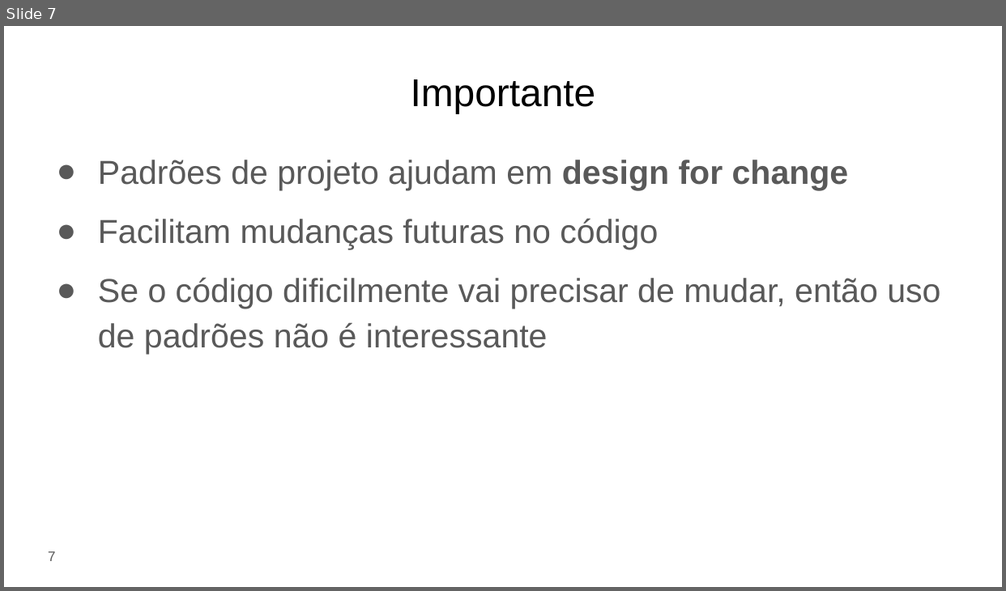
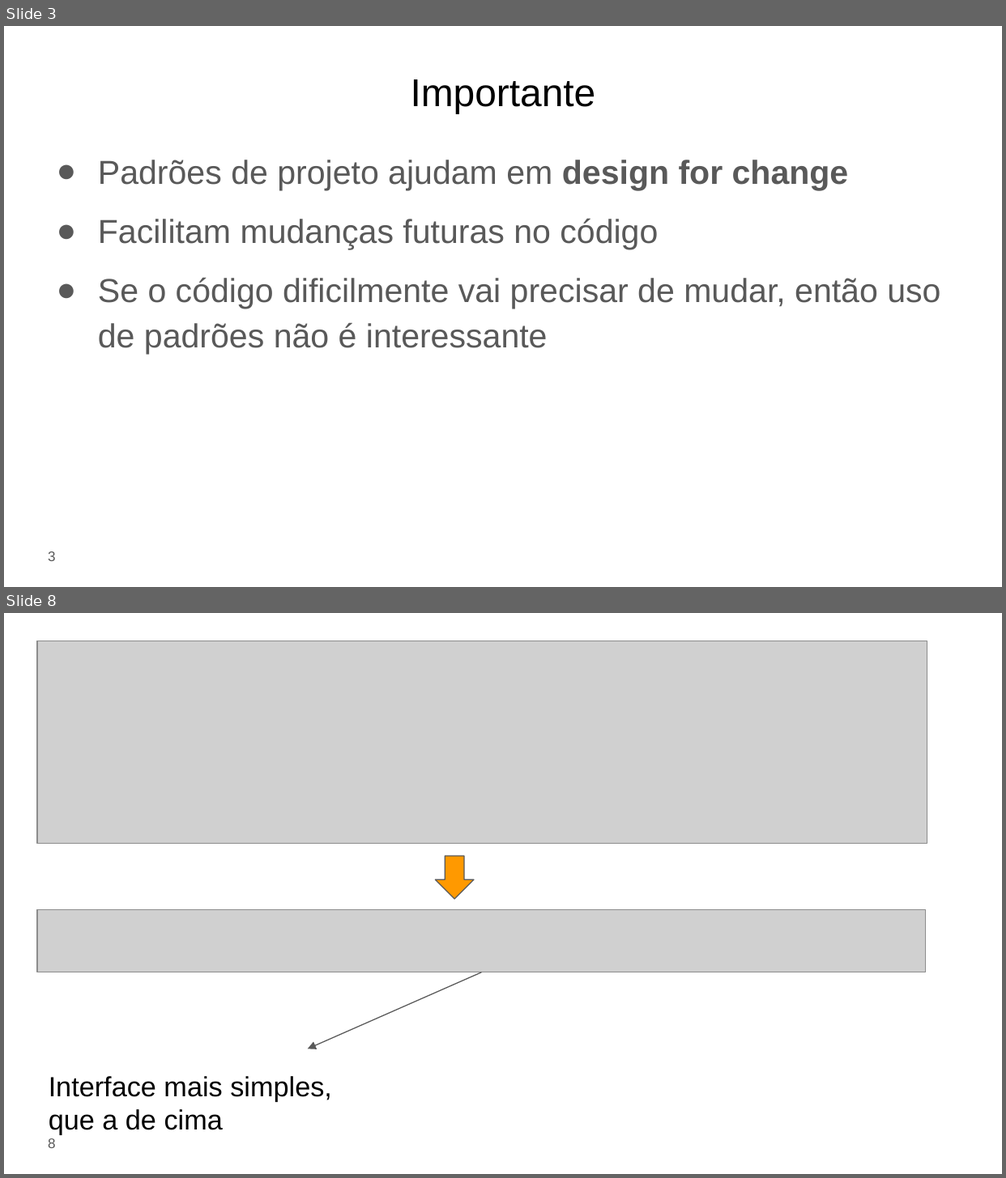
Before and after one commit to eduardocunha11/firstblog, a slide deck: aulas/gsi526/aula17-padroes-de-projeto.pptx. Shown one above the other, each under a label of ours: slide 7 before the commit, slides 3 and 8 after it; the slides between them are not shown. The pictures are 1006x591 and 1006x1178 pixels, drawn with LibreOffice and Linux fonts; fonts in the diff are those of the drawing; grey boxes stand for pictures. Boxes give left, top, right and bottom in pixels: in the first picture for what was removed or moved away, otherwise in the second. Text is boxed around its words. In the diff, an @@ line names an element or a change of style, - is before the commit and + after.

```diff
--- a/aulas/gsi526/aula17-padroes-de-projeto.pptx
+++ b/aulas/gsi526/aula17-padroes-de-projeto.pptx
@@ slide 8 added at bbox=[4, 613, 1002, 1174], background #FFFFFF @@
@@ picture added at bbox=[37, 641, 927, 844] @@
@@ down arrow added at bbox=[435, 857, 474, 900], fill #FF9900, outline #595959 0.75 pt @@
@@ picture added at bbox=[37, 910, 925, 973] @@
@@ arrow added from (481, 973) to (308, 1049), #595959 0.75 pt @@
@@ text added at bbox=[49, 1076, 332, 1135], 20 pt, text #000000 @@
+Interface mais simples,
+que a de cima
@@ page number added at bbox=[48, 1139, 56, 1148], 10 pt, text #595959 @@
+8
@@ what was slide 7 is now slide 3 @@
@@ page number at bbox=[48, 552, 56, 561]: text changed @@
-7
+3
```
Also in this commit, not shown: 5 slides changed, 46 other slides added, 37 slides removed, 34 other files.
